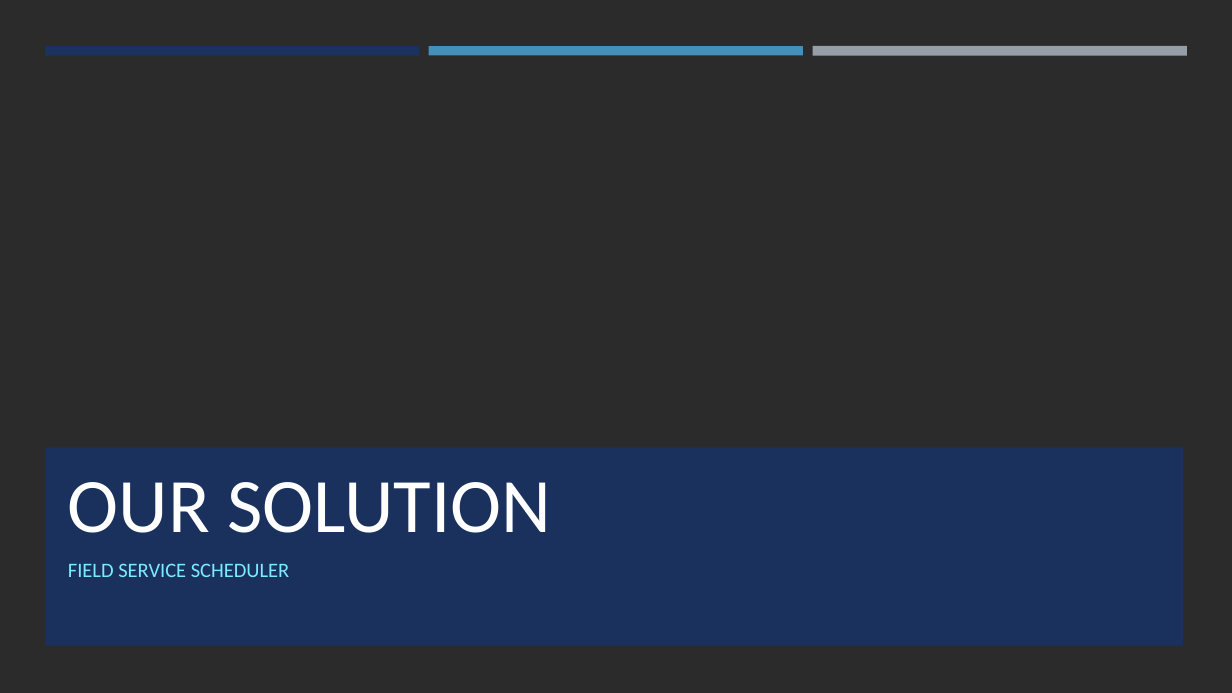
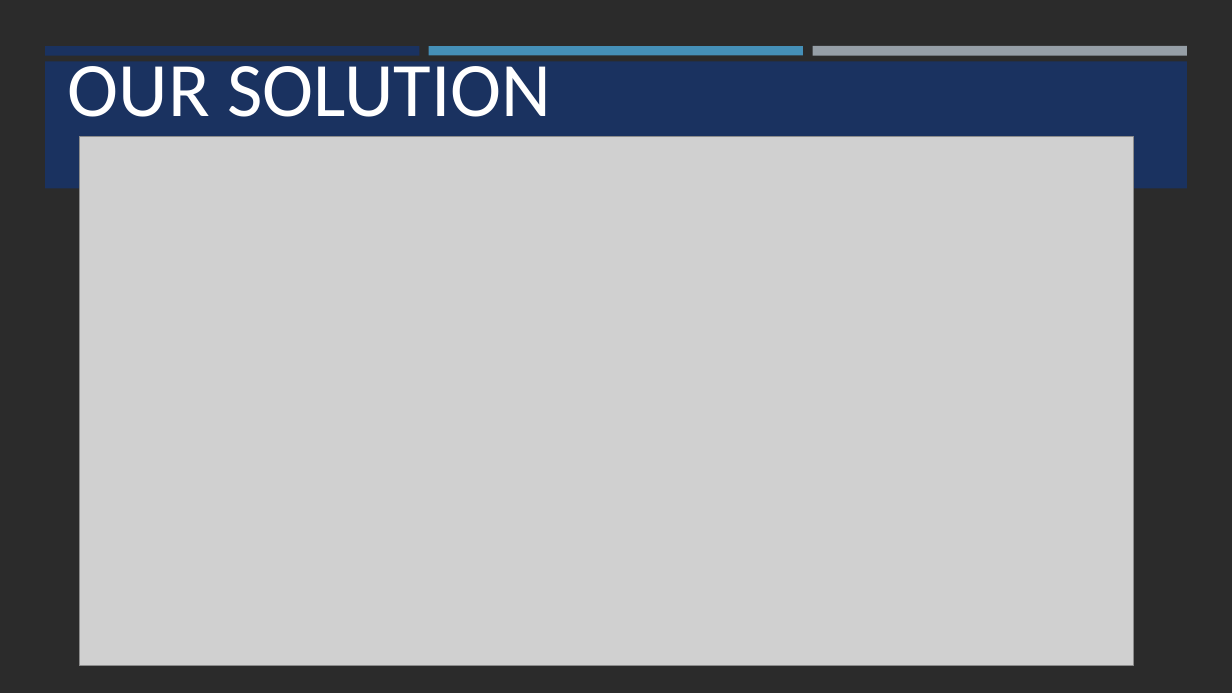
Before and after one commit to cynslcheng/CapstoneDocuments, a slide deck: slide 6 of CapstonePowerPoint.pptx. Drawn at 1232x693 pixels with LibreOffice and Linux fonts; fonts in the diff are those of the drawing; grey boxes stand for pictures; background and template pictures are left out; a plain dark background stands for a picture behind light text. Boxes give left, top, right and bottom in pixels: in the first picture for what was removed or moved away, otherwise in the second. Text is boxed around its words. In the diff, an @@ line names an element or a change of style, - is before the commit and + after.

```diff
--- a/CapstonePowerPoint.pptx
+++ b/CapstonePowerPoint.pptx
@@ rectangle removed at box(0, 0, 1232, 693) @@
@@ title "OUR SOLUTION" rewrapped from box(68, 482, 551, 533) to box(68, 52, 551, 117) @@
@@ rectangle added at box(45, 61, 1188, 189), fill #1A3260 @@
@@ picture added at box(79, 137, 1134, 665) @@
@@ rectangle removed at box(45, 447, 1183, 646) @@
@@ subtitle removed at box(68, 563, 289, 577) @@
-FIELD SERVICE SCHEDULER
```
Also in this commit, not shown: 3 other slides changed, 1 slide removed.
